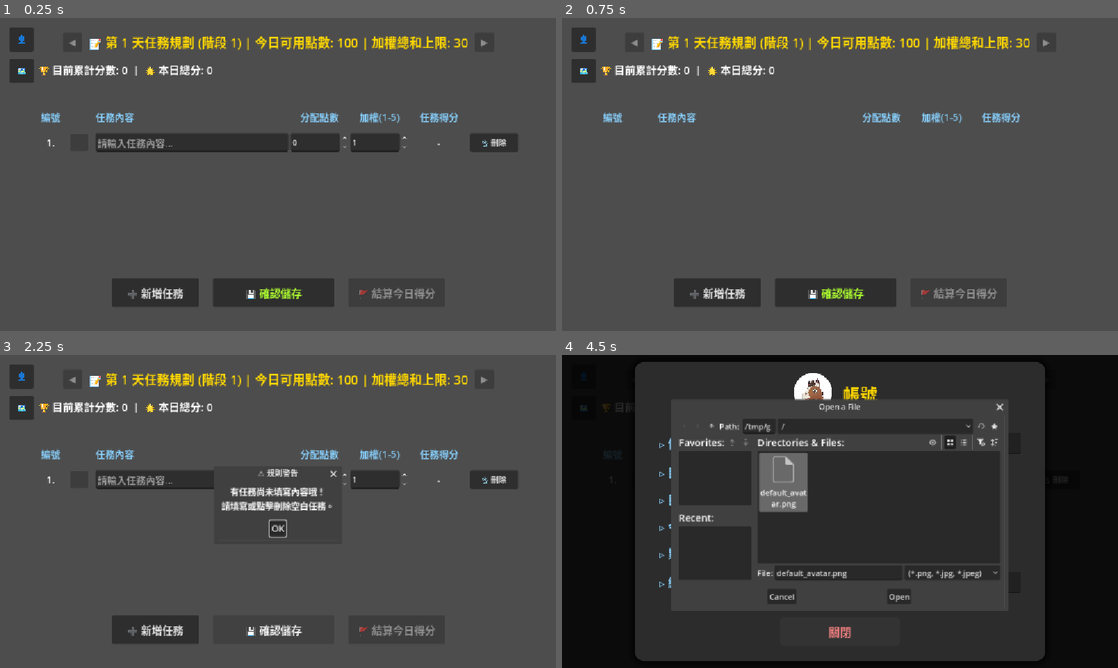
Above: before the commit, frames 1-4 (two rows, left to right).
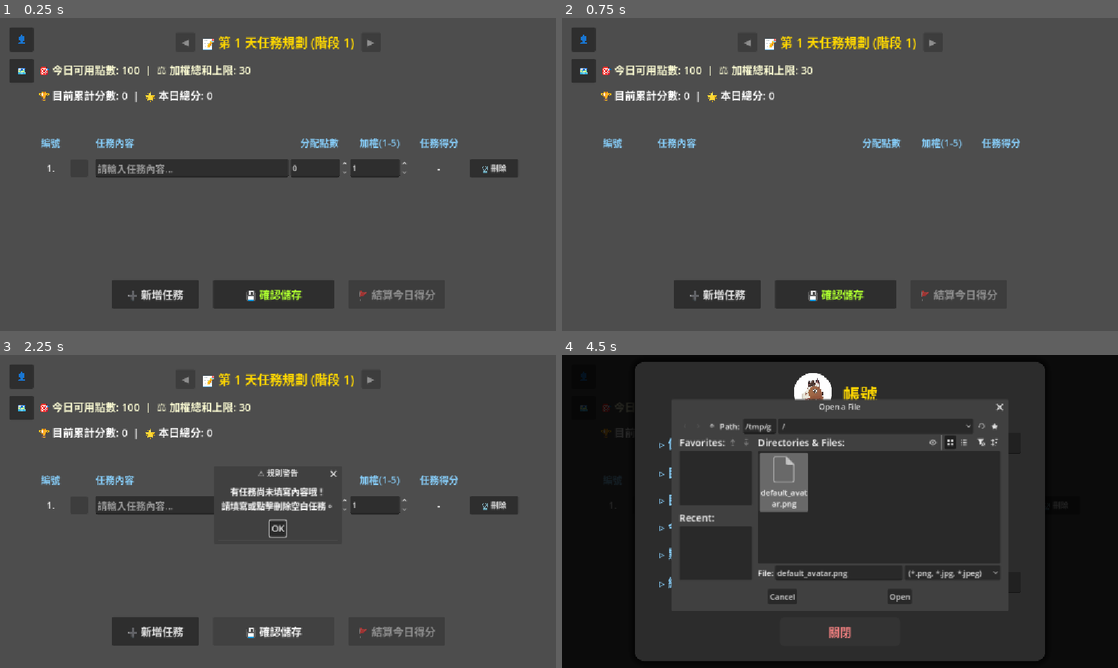
Above: after the commit, the same moments.

Repository: mirloss695/todo-monopoly
Game: Godot game, scene res://main.tscn
The game is run twice, just before and just after one commit, with the same random seed, the same clock (stepped at 60 frames per second) and the same inputs.
Inputs (mouse positions are in pixels of both pictures, inside the frame that each line leads up to):
- Up to frame 1 (0.25 s): no input
- Up to frame 2 (0.75 s): click "🗑️ 刪除" at 0.5 s
- Up to frame 3 (2.25 s): click "➕ 新增任務" at 1.25 s; click "💾 確認儲存" at 2 s
- Up to frame 4 (4.5 s): click "OK" at 2.75 s; click "👤" at 3.5 s; click (812, 392) at 4.25 s

The runs differ from the first frame. In frame 1, 12% of the frame differs, in the area x 7-94%, y 5-93%; in frame 2, 5.4%; in frame 3, 9.0%; in frame 4, 0.9%.

Commit message:
版面調整
修改：
1、任務面板標題列留下第x天任務規劃（階段x），今日可用點數和加權總和上限往下搬到第二列（目前累計分數那列下移，上面加一列）

Diff:
--- a/todol_list.gd
+++ b/todol_list.gd
@@ -11,9 +11,9 @@
 var task_rows = []
 
 # --- 時光機歷史系統變數 ---
-var actual_day = 1        # 實際進行到的天數
-var current_view_day = 1  # 玩家目前畫面上正在看的天數
-var task_history = {}     # 儲存過去資料的字典 { 天數: { tasks: [...], score: 100 } }
+var actual_day = 1
+var current_view_day = 1
+var task_history = {}
 
 var bg: ColorRect
 var margin: MarginContainer
@@ -21,13 +21,14 @@
 var prev_day_btn: Button
 var next_day_btn: Button
 var header_label: Label
+var limits_label: Label      # 【新增】專門顯示點數與加權限制的標籤
 var score_label: Label
 
 var scroll_vbox: VBoxContainer
-var tasks_container: VBoxContainer         # 今日任務容器 (可編輯)
-var history_container: VBoxContainer       # 歷史任務容器 (唯讀)
-
-var btn_hbox: HBoxContainer                # 底部按鈕區
+var tasks_container: VBoxContainer
+var history_container: VBoxContainer
+
+var btn_hbox: HBoxContainer
 var add_task_btn: Button
 var toggle_save_btn: Button
 var finish_btn: Button
@@ -38,7 +39,7 @@
 	self.set_anchors_preset(Control.PRESET_FULL_RECT)
 	daily_points_limit = current_stage * 100
 	setup_ui()
-	update_day_navigation() # 初始化時光機導航
+	update_day_navigation()
 	add_task_row()
 
 func setup_ui():
@@ -60,7 +61,7 @@
 	main_vbox.add_theme_constant_override("separation", 20)
 	margin.add_child(main_vbox)
 
-	# 【新增】將標題改為水平容器，並加入左右切換按鈕
+	# --- 第一列：主標題與切換按鈕 ---
 	header_hbox = HBoxContainer.new()
 	header_hbox.alignment = BoxContainer.ALIGNMENT_CENTER
 	header_hbox.add_theme_constant_override("separation", 15)
@@ -88,6 +89,13 @@
 
 	main_vbox.add_child(header_hbox)
 
+	# --- 【新增】第二列：可用點數與加權上限 ---
+	limits_label = Label.new()
+	limits_label.add_theme_font_size_override("font_size", 22)
+	limits_label.set("theme_override_colors/font_color", Color.LIGHT_GOLDENROD)
+	main_vbox.add_child(limits_label)
+
+	# --- 第三列：累計分數與今日總分 ---
 	score_label = Label.new()
 	score_label.add_theme_font_size_override("font_size", 22)
 	main_vbox.add_child(score_label)
@@ -111,27 +119,25 @@
 		title_hbox.add_child(l)
 	main_vbox.add_child(title_hbox)
 
-	# 【修改】加入卷軸容器，並在裡面放兩個 VBox (今日/歷史)
 	var scroll = ScrollContainer.new()
 	scroll.size_flags_vertical = SIZE_EXPAND_FILL
-	scroll.custom_minimum_size = Vector2(0, 250)
+	scroll.custom_minimum_size = Vector2(0, 200)
 	scroll_vbox = VBoxContainer.new()
 	scroll_vbox.size_flags_horizontal = SIZE_EXPAND_FILL
 	scroll_vbox.size_flags_vertical = SIZE_EXPAND_FILL
 	scroll.add_child(scroll_vbox)
 
-	tasks_container = VBoxContainer.new() # 今日容器
+	tasks_container = VBoxContainer.new()
 	tasks_container.size_flags_horizontal = SIZE_EXPAND_FILL
 	scroll_vbox.add_child(tasks_container)
 
-	history_container = VBoxContainer.new() # 歷史容器 (預設隱藏)
+	history_container = VBoxContainer.new()
 	history_container.size_flags_horizontal = SIZE_EXPAND_FILL
 	history_container.hide()
 	scroll_vbox.add_child(history_container)
 
 	main_vbox.add_child(scroll)
 
-	# 底部按鈕區
 	btn_hbox = HBoxContainer.new()
 	btn_hbox.alignment = BoxContainer.ALIGNMENT_CENTER
 	btn_hbox.add_theme_constant_override("separation", 30)
@@ -175,23 +181,23 @@
 	ok_btn.custom_minimum_size = Vector2(100, 40)
 
 # ==========================================
-# 時光機與歷史紀錄系統 (新增區塊)
+# 時光機與歷史紀錄系統
 # ==========================================
 func update_day_navigation():
-	header_label.text = "📝 第 %d 天任務規劃 (階段 %d) | 今日可用點數: %d | 加權總和上限: %d" % [current_view_day, current_stage, daily_points_limit, weight_limit]
+	# 【修改】更新拆分後的標題文字
+	header_label.text = "📝 第 %d 天任務規劃 (階段 %d)" % [current_view_day, current_stage]
+	limits_label.text = "🎯 今日可用點數: %d  |  ⚖️ 加權總和上限: %d" % [daily_points_limit, weight_limit]
 
 	prev_day_btn.disabled = (current_view_day <= 1)
 	next_day_btn.disabled = (current_view_day >= actual_day)
 
 	if current_view_day == actual_day:
-		# 觀看「今天」：顯示編輯介面
 		history_container.hide()
 		tasks_container.show()
 		btn_hbox.show()
 		board_status_label.show()
 		update_score_display()
 	else:
-		# 觀看「歷史」：顯示唯讀介面
 		tasks_container.hide()
 		btn_hbox.hide()
 		board_status_label.hide()
@@ -211,7 +217,6 @@
 		update_day_navigation()
 
 func build_history_view(day: int):
-	# 清空舊的歷史視圖
 	for child in history_container.get_children():
 		child.queue_free()
 
@@ -222,7 +227,6 @@
 	for task in data["tasks"]:
 		var row = HBoxContainer.new()
 
-		# 1. 編號
 		var num_lbl = Label.new()
 		num_lbl.custom_minimum_size = Vector2(widths[0], 0)
 		num_lbl.horizontal_alignment = HORIZONTAL_ALIGNMENT_CENTER
@@ -230,7 +234,6 @@
 		num_lbl.text = str(index) + "."
 		row.add_child(num_lbl)
 
-		# 2. 打勾狀態 (唯讀)
 		var check_lbl = Label.new()
 		check_lbl.custom_minimum_size = Vector2(widths[1], 0)
 		check_lbl.horizontal_alignment = HORIZONTAL_ALIGNMENT_CENTER
@@ -239,7 +242,6 @@
 		check_lbl.set("theme_override_colors/font_color", Color.GREEN_YELLOW)
 		row.add_child(check_lbl)
 
-		# 3. 任務內容 (唯讀)
 		var line_edit = LineEdit.new()
 		line_edit.size_flags_horizontal = SIZE_EXPAND_FILL
 		line_edit.custom_minimum_size = Vector2(widths[2], 0)
@@ -249,23 +251,20 @@
 		line_edit.add_theme_color_override("font_uneditable_color", Color.WHITE)
 		row.add_child(line_edit)
 
-		# 4. 分配點數 (唯讀)
 		var pts_edit = LineEdit.new()
 		pts_edit.custom_minimum_size = Vector2(widths[3], 0)
 		pts_edit.text = str(task["points"])
 		pts_edit.editable = false
-		pts_edit.alignment = HORIZONTAL_ALIGNMENT_CENTER # 【修正這裡】
+		pts_edit.alignment = HORIZONTAL_ALIGNMENT_CENTER # 已修復
 		row.add_child(pts_edit)
 
-		# 5. 加權 (唯讀)
 		var wt_edit = LineEdit.new()
 		wt_edit.custom_minimum_size = Vector2(widths[4], 0)
 		wt_edit.text = str(task["weight"])
 		wt_edit.editable = false
-		wt_edit.alignment = HORIZONTAL_ALIGNMENT_CENTER # 【修正這裡】
+		wt_edit.alignment = HORIZONTAL_ALIGNMENT_CENTER # 已修復
 		row.add_child(wt_edit)
 
-		# 6. 任務得分 (唯讀)
 		var sc_lbl = Label.new()
 		sc_lbl.custom_minimum_size = Vector2(widths[5], 0)
 		sc_lbl.horizontal_alignment = HORIZONTAL_ALIGNMENT_CENTER
@@ -275,13 +274,13 @@
 		sc_lbl.set("theme_override_colors/font_color", Color.GREEN_YELLOW if task["completed"] else Color.WHITE)
 		row.add_child(sc_lbl)
 
-		# 7. 佔位符 (取代刪除按鈕，維持排版對齊)
 		var dummy = Control.new()
 		dummy.custom_minimum_size = Vector2(widths[6], 0)
 		row.add_child(dummy)
 
 		history_container.add_child(row)
 		index += 1
+
 # ==========================================
 # 既有功能區
 # ==========================================
@@ -468,7 +467,6 @@
 		row_data["checkbox"].disabled = true
 
 func reset_for_new_day():
-	# 【關鍵修復】在清空畫面之前，先把今天的資料「存檔」進歷史資料庫！
 	var history_data = []
 	for row_data in task_rows:
 		history_data.append({
@@ -482,12 +480,10 @@
 		"score": today_total_score
 	}
 
-	# 天數推進
 	actual_day += 1
 	current_view_day = actual_day
 	update_day_navigation()
 
-	# 重置今日狀態
 	today_total_score = 0
 	is_editing = true
 	can_switch_board = false
